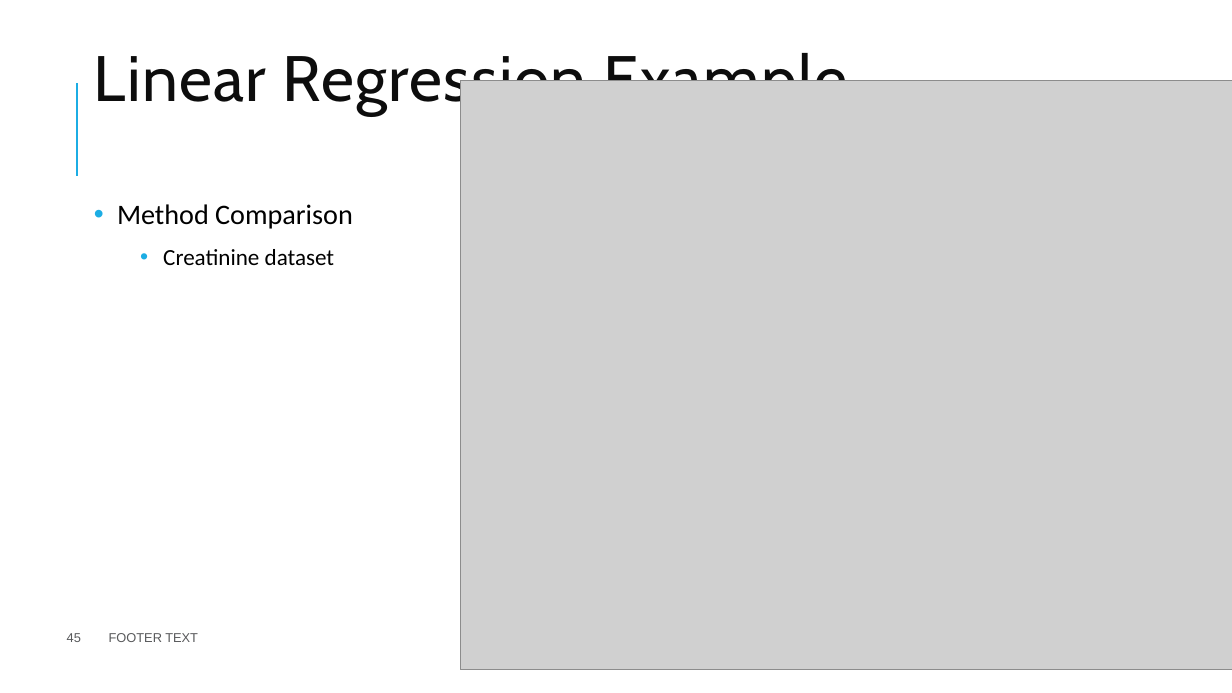
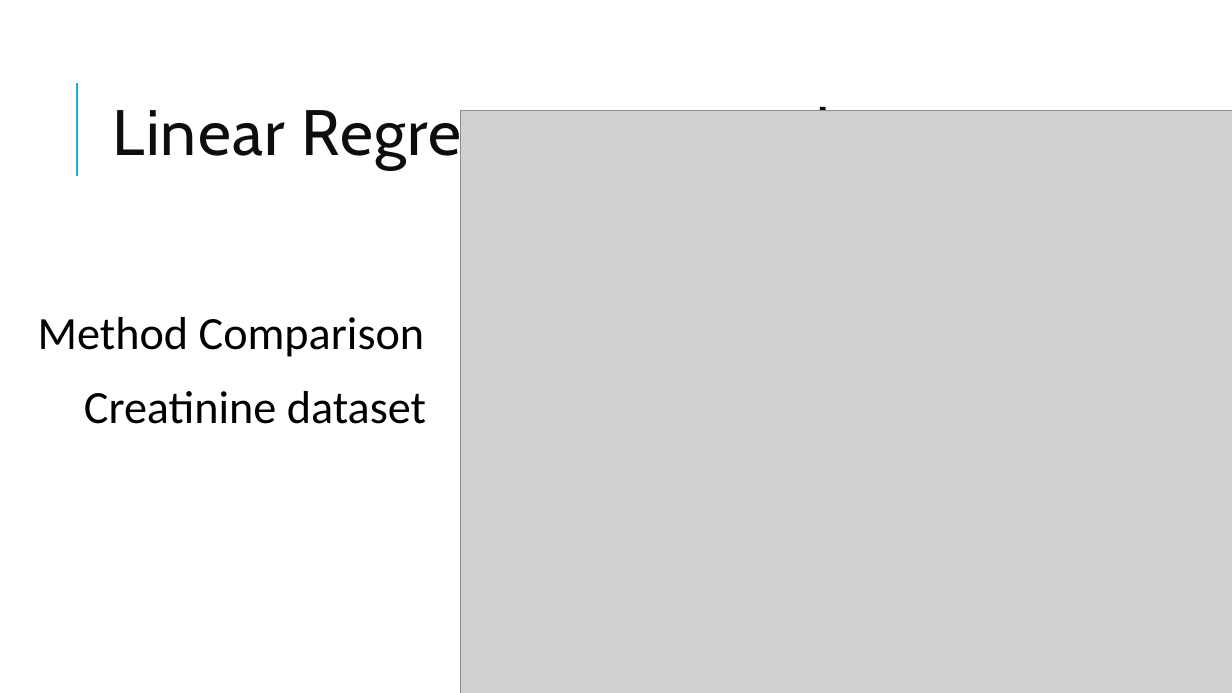
Before and after one commit to pcmathias/MSACL-data-literacy, a slide deck: slide 48 of presentations/DS 100 - Statistics Fundamentals.pptx (slide 45 before the commit). Drawn at 1232x693 pixels with LibreOffice and Linux fonts; fonts in the diff are those of the drawing; grey boxes stand for pictures; background and template pictures are left out. Boxes give left, top, right and bottom in pixels: in the first picture for what was removed or moved away, otherwise in the second. Text is boxed around its words. In the diff, an @@ line names an element or a change of style, - is before the commit and + after.

```diff
--- a/presentations/DS 100 - Statistics Fundamentals.pptx
+++ b/presentations/DS 100 - Statistics Fundamentals.pptx
@@ title "Linear Regression Example": place and size @@
-title "Linear Regression Example" at box(94, 47, 847, 116)
+title "Linear Regression Example" at box(113, 101, 866, 170)
@@ picture: place and size @@
-picture at box(460, 80, 1232, 670)
+picture at box(460, 111, 1232, 693)
@@ text "Method Comparison": place and size @@
-text "Method Comparison" at box(117, 204, 353, 265)
+text "Method Comparison" at box(38, 317, 426, 424)
@@ text "Method Comparison" at box(38, 317, 426, 424): size 22 to 36 pt in "Method Comparison"; size 18 to 36 pt in "Creatinine dataset"; bullet • to none @@
@@ page number removed at box(67, 633, 81, 642) @@
-45
@@ text removed at box(109, 633, 198, 642) @@
-FOOTER TEXT
```
Also in this commit, not shown: 8 other slides changed, 11 slides added, 3 slides removed, 4 other files.
